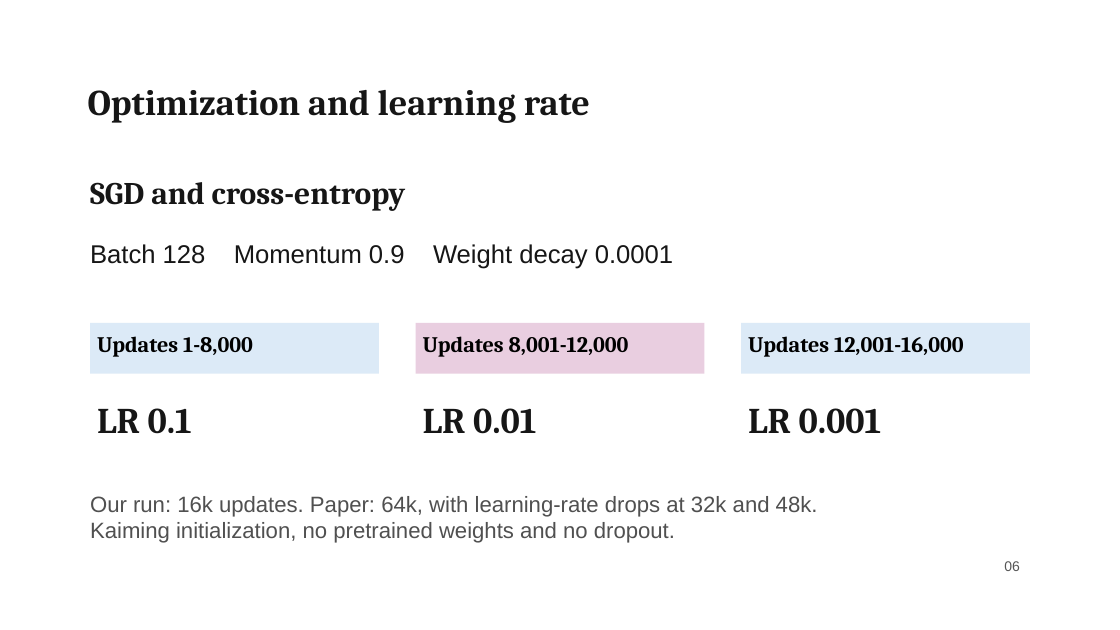
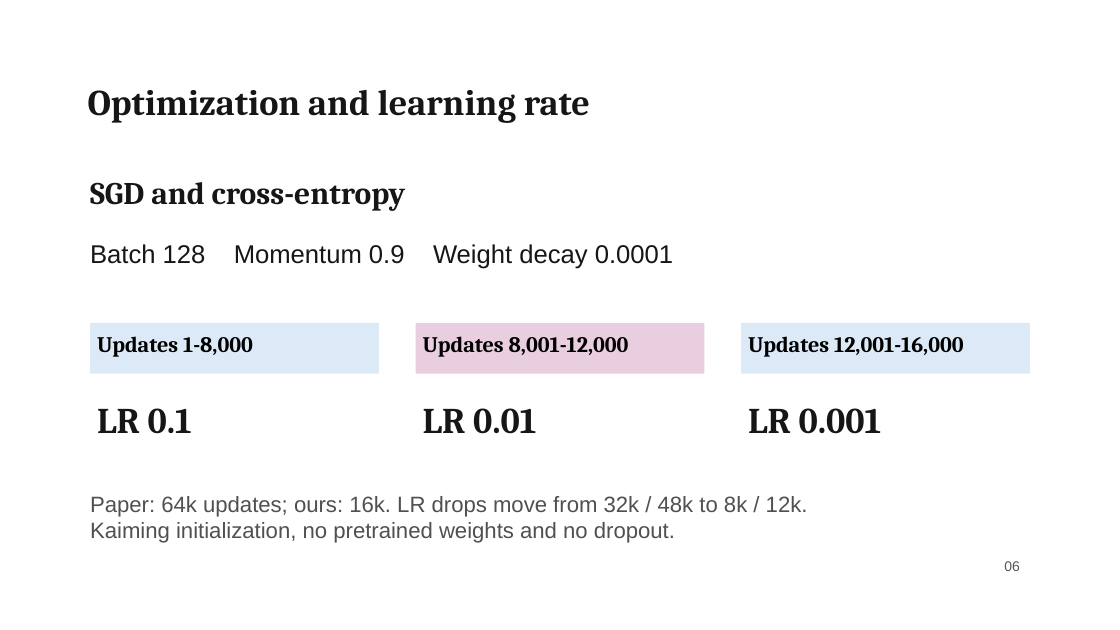
Before and after one commit to liuyanze910-svg/miae01-resnet-replication, a slide deck: slide 6 of docs/slides/week4_a_background_methods.pptx. Drawn at 1120x630 pixels with LibreOffice and Linux fonts; fonts in the diff are those of the drawing; background and template pictures are left out. Boxes give left, top, right and bottom in pixels: in the first picture for what was removed or moved away, otherwise in the second. Text is boxed around its words. In the diff, an @@ line names an element or a change of style, - is before the commit and + after.

```diff
--- a/docs/slides/week4_a_background_methods.pptx
+++ b/docs/slides/week4_a_background_methods.pptx
@@ text at box(90, 496, 808, 517): text changed @@
-Our run: 16k updates. Paper: 64k, with learning-rate drops at 32k and 48k.
+Paper: 64k updates; ours: 16k. LR drops move from 32k / 48k to 8k / 12k.
```
Also in this commit, not shown: 2 other slides changed.
